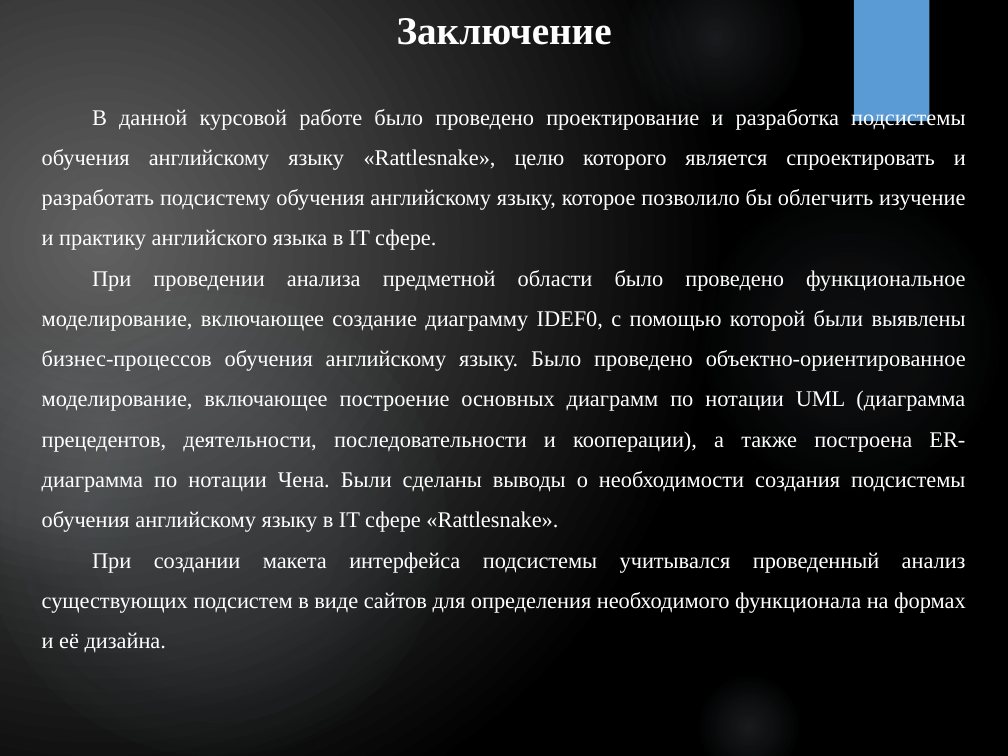
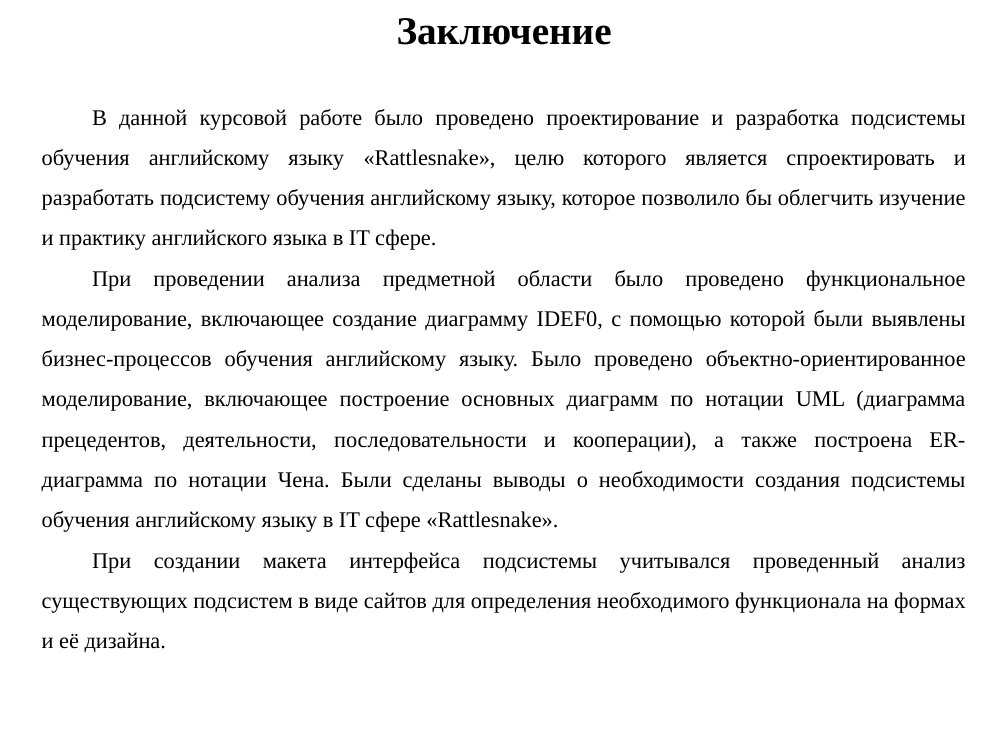
Before and after one commit to notcrimson/kursach, a slide deck: slide 13 of Курс.проект.pptx. Drawn at 1008x756 pixels with LibreOffice and Linux fonts; fonts in the diff are those of the drawing. Boxes give left, top, right and bottom in pixels: in the first picture for what was removed or moved away, otherwise in the second. Text is boxed around its words. In the diff, an @@ line names an element or a change of style, - is before the commit and + after.

```diff
--- a/Курс.проект.pptx
+++ b/Курс.проект.pptx
@@ background gradient #616161 to #000000 to #FFFFFF @@
@@ text "Заключение" at (x1=397, y1=18, x2=612, y2=45): text colour #FFFFFF to #000000 @@
@@ ellipse removed at (x1=627, y1=0, x2=803, y2=126) @@
@@ rectangle removed at (x1=854, y1=0, x2=929, y2=121) @@
@@ text "В данной курсовой работе было ..." at (x1=42, y1=109, x2=966, y2=653): text colour #FFFFFF to #000000 @@
@@ ellipse removed at (x1=695, y1=184, x2=1005, y2=495) @@
@@ ellipse removed at (x1=0, y1=294, x2=445, y2=756) @@
@@ ellipse removed at (x1=0, y1=320, x2=167, y2=580) @@
@@ ellipse removed at (x1=695, y1=672, x2=803, y2=756) @@
```
Also in this commit, not shown: 13 other slides changed, 26 other files.
